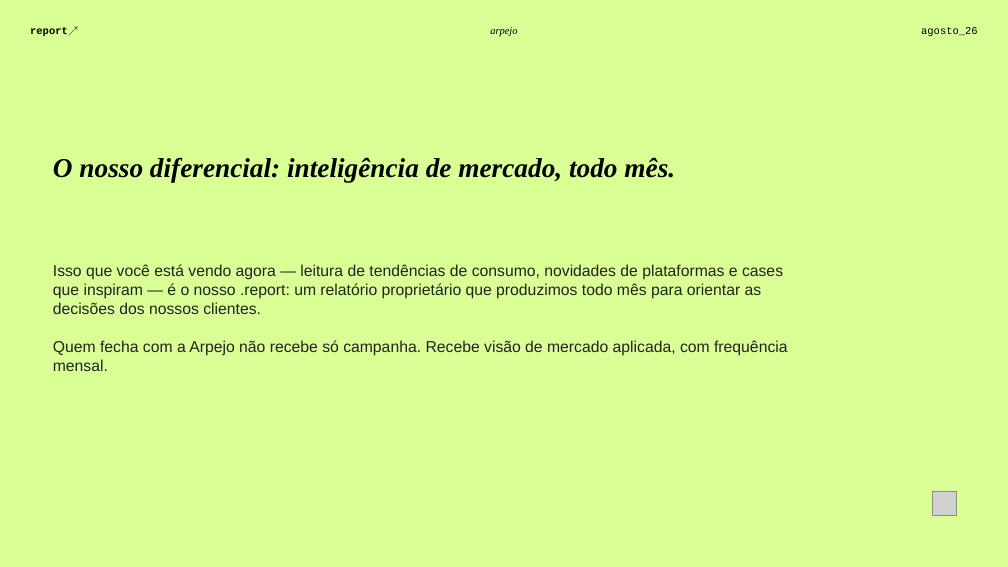
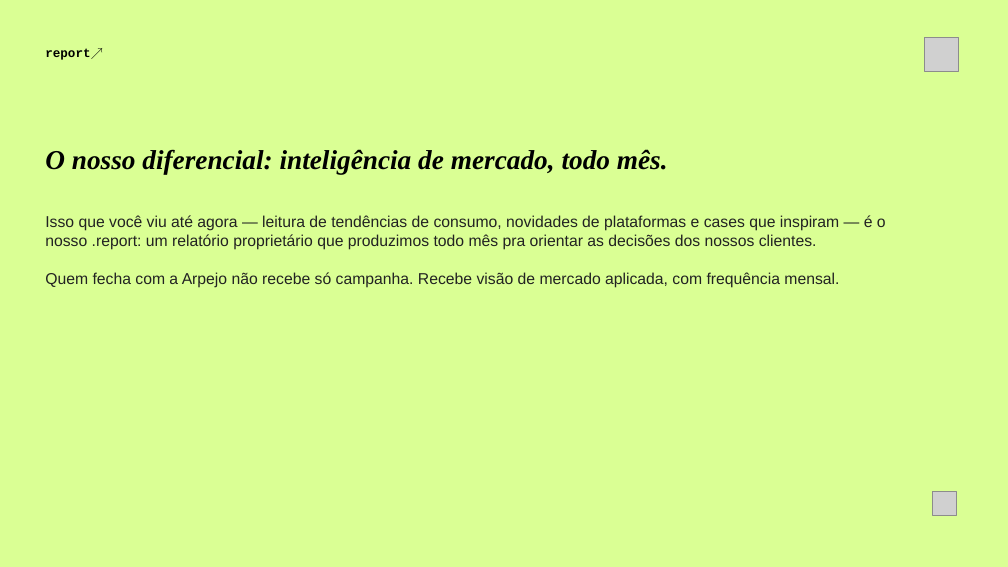
Before and after one commit to BiancaSchwanke/data-manipulation-exercises, a slide deck: slide 9 of entregas-agosto26/apresentacao-prospeccao-agosto26.pptx (slide 8 before the commit). Drawn at 1008x567 pixels with LibreOffice and Linux fonts; fonts in the diff are those of the drawing; grey boxes stand for pictures. Boxes give left, top, right and bottom in pixels: in the first picture for what was removed or moved away, otherwise in the second. Text is boxed around its words. In the diff, an @@ line names an element or a change of style, - is before the commit and + after.

```diff
--- a/entregas-agosto26/apresentacao-prospeccao-agosto26.pptx
+++ b/entregas-agosto26/apresentacao-prospeccao-agosto26.pptx
@@ text removed at (x1=490, y1=27, x2=517, y2=37) @@
-arpejo
@@ text removed at (x1=921, y1=27, x2=978, y2=36) @@
-agosto_26
@@ text "report↗" moved from (x1=30, y1=27, x2=78, y2=36) to (x1=45, y1=48, x2=103, y2=60) @@
@@ text "report↗" at (x1=45, y1=48, x2=103, y2=60): size 10 to 12 pt @@
@@ picture added at (x1=925, y1=38, x2=959, y2=72) @@
@@ text "O nosso diferencial: inteligência de ..." moved from (x1=53, y1=157, x2=675, y2=182) to (x1=45, y1=149, x2=668, y2=174) @@
@@ text at (x1=45, y1=215, x2=886, y2=250): text changed @@
-Isso que você está vendo agora — leitura de tendências de consumo, novidades de plataformas e cases que inspiram — é o nosso .report: um relatório proprietário que produzimos todo mês para orientar as decisões dos nossos clientes.
+Isso que você viu até agora — leitura de tendências de consumo, novidades de plataformas e cases que inspiram — é o nosso .report: um relatório proprietário que produzimos todo mês pra orientar as decisões dos nossos clientes.
@@ text "Isso que você viu até ..." moved from (x1=53, y1=264, x2=787, y2=371) to (x1=45, y1=215, x2=886, y2=288) @@
@@ text "Isso que você viu até ..." at (x1=45, y1=215, x2=886, y2=288): vertical alignment middle to top @@
```
Also in this commit, not shown: 6 other slides changed, 4 slides added, 3 slides removed, 2 other files.
